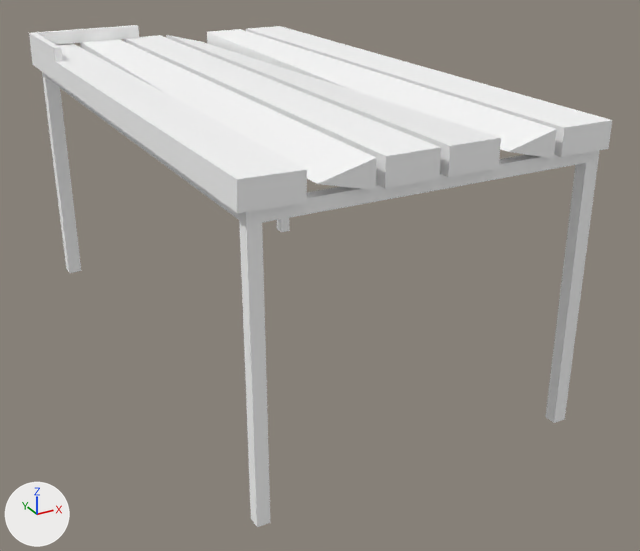
What one commit did to the glTF model modelos/mesa/mesa precaria(con coso).glb.
The view is the same before and after, from a 50 mm camera at (-2.54, -5.37, 3.76) aimed at (0.22, -0.35, 1.25). Lighting does not change. The marker at lower left points along +X, +Y and +Z. The picture after the commit comes second. Where no turn or scale is listed for an object, it has been applied to the vertices.

Objects in the first picture: 'mesa madera'.
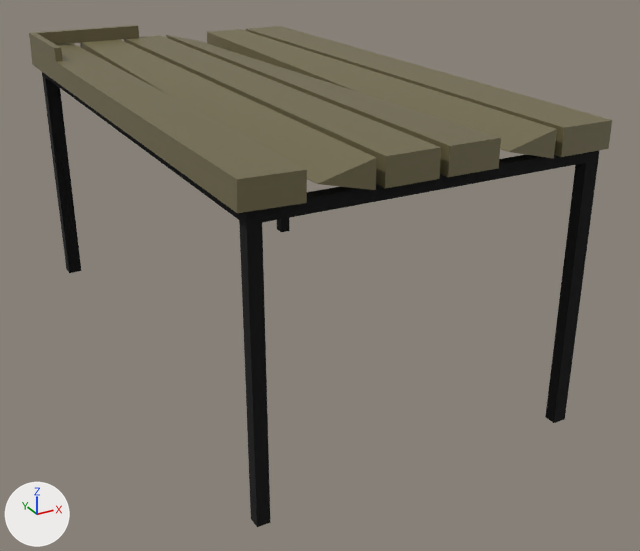
Where the change shows, as pixel boxes (x1, y1, x2, y2) in the pictures (640 x 551 px):
'mesa madera', recoloured (darker)
    both: (29, 25, 612, 527)

Edits to the bpy script that builds the scene:
```text
Change mat_madera:
    mat_madera.base_color: (1.0, 1.0, 1.0) -> (0.165, 0.141, 0.0666)  # white #ffffff -> brown #716949
Change mat_soporte:
    mat_soporte.base_color: (1.0, 1.0, 1.0) -> (0.0, 0.0, 0.0)  # white #ffffff -> black #000000
```
